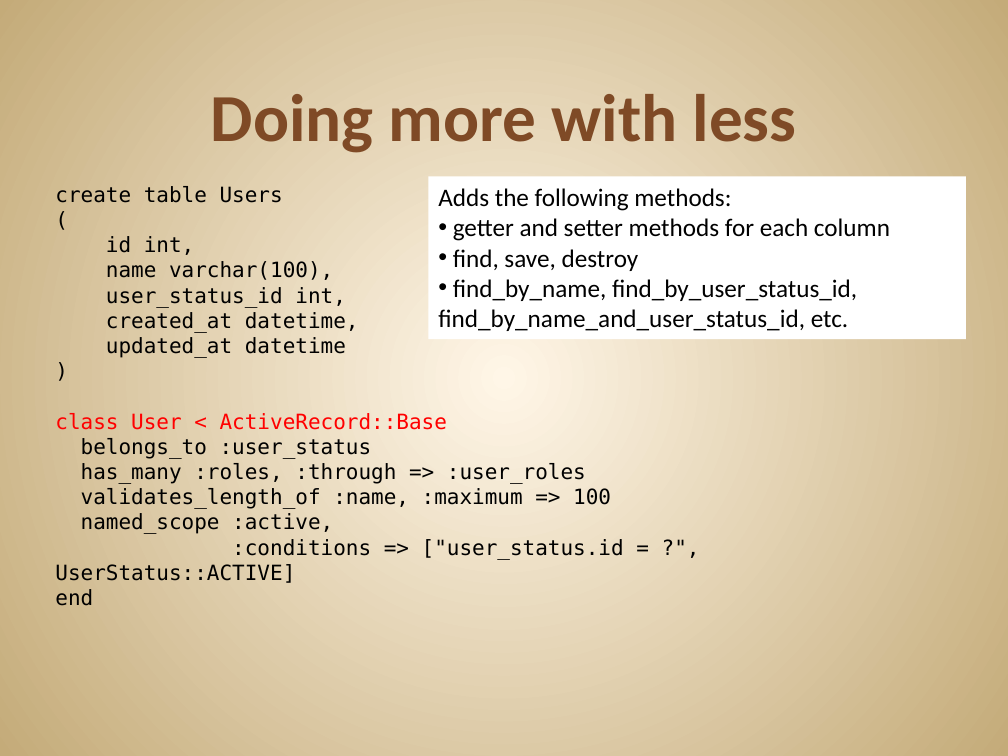
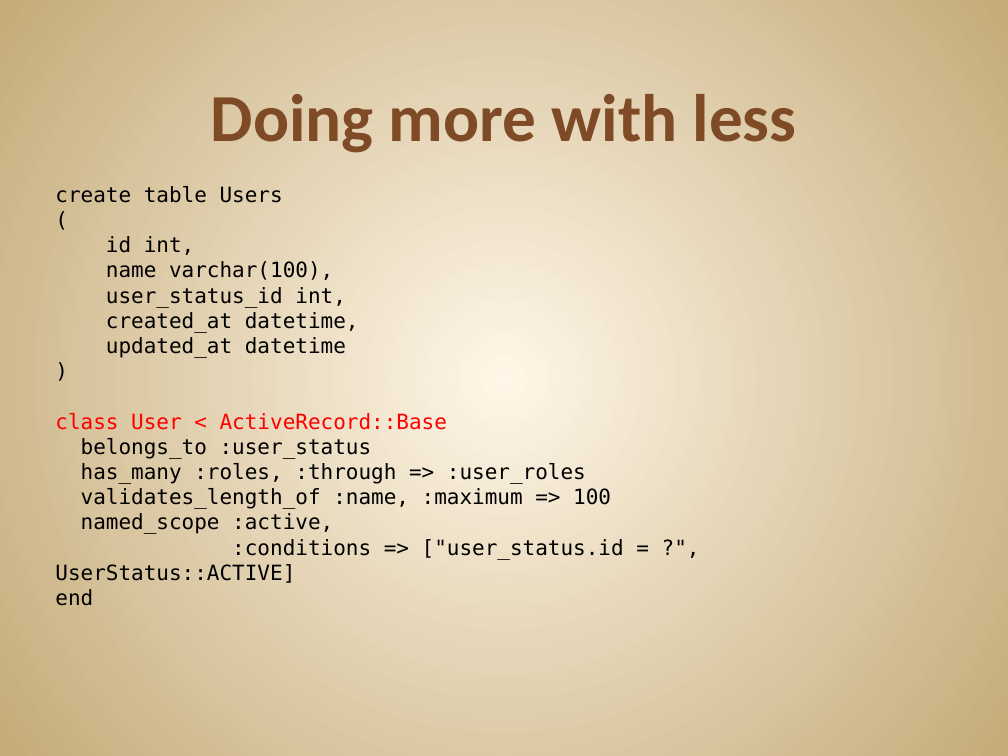
Before and after one commit to JonKruger/ruby-codemash, a slide deck: slide 16 of ruby-codemash.pptx (slide 15 before the commit). Drawn at 1008x756 pixels with LibreOffice and Linux fonts; fonts in the diff are those of the drawing. Boxes give left, top, right and bottom in pixels: in the first picture for what was removed or moved away, otherwise in the second. Text is boxed around its words. In the diff, an @@ line names an element or a change of style, - is before the commit and + after.

```diff
--- a/ruby-codemash.pptx
+++ b/ruby-codemash.pptx
@@ rectangle removed at <box>428,176,966,340</box> @@
-Adds the following methods:
-• getter and setter methods for each column
-• find, save, destroy
-• find_by_name, find_by_user_status_id, find_by_name_and_user_status_id, etc.
```
Also in this commit, not shown: 4 other slides changed, 2 slides added, 1 other file.
